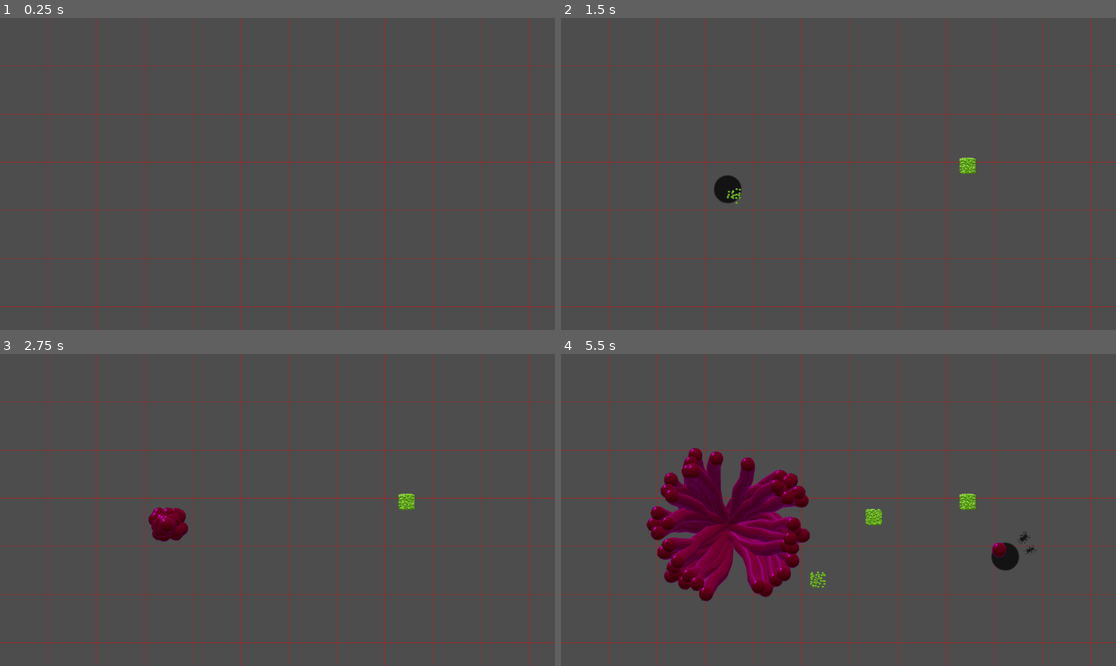
Above: before the commit, frames 1-4 (two rows, left to right).
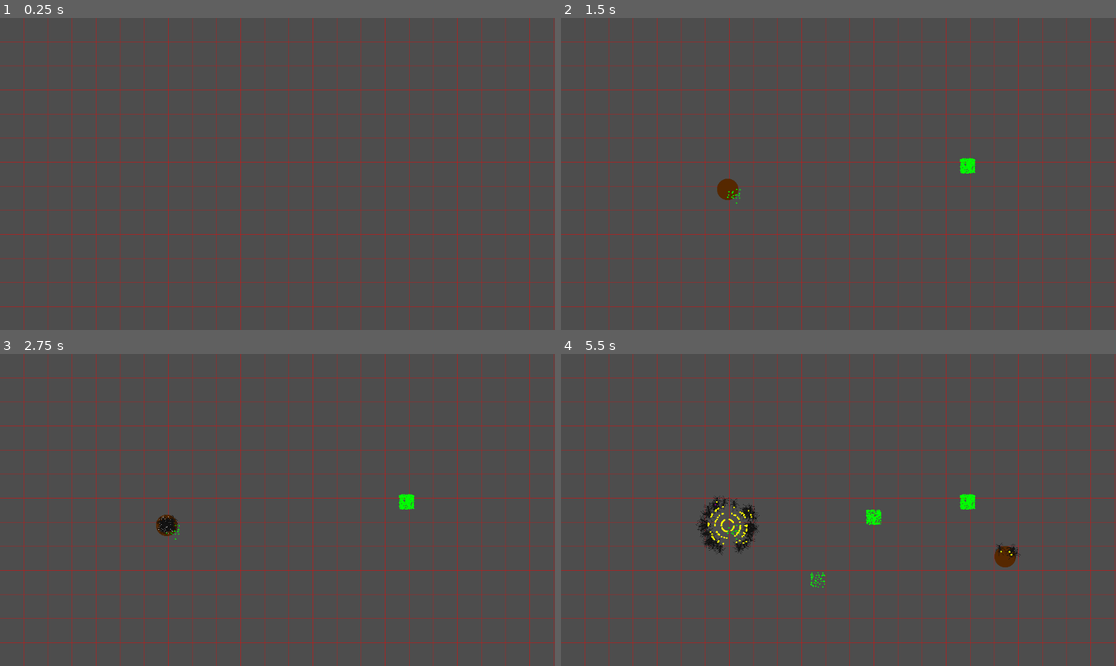
Above: after the commit, the same moments.

Repository: Vivek13130/Ant_colony_simulator
Game: Godot game, scene res://Scenes/main_scene/main_scene.tscn
The game is run twice, just before and just after one commit, with the same random seed, the same clock (stepped at 60 frames per second) and the same inputs.
Inputs (mouse positions are in pixels of both pictures, inside the frame that each line leads up to):
- Up to frame 1 (0.25 s): no input
- Up to frame 2 (1.5 s): tap Enter at 0.5 s; move the mouse to (960, 158) at 0.52 s; hold F (add_food) 0.53-1.28 s; tap Space at 1.25 s; move the mouse to (727, 189) at 1.27 s; tap H (add_home_base) at 1.35 s
- Up to frame 3 (2.75 s): tap Enter at 2 s; move the mouse to (333, 441) at 2.02 s; hold A (spawn_ant) from 2.03 s (still down)
- Up to frame 4 (5.5 s): move the mouse to (810, 572) at 2.77 s; release A (spawn_ant) at 2.78 s; tap F (add_food) at 2.85 s; move the mouse to (1005, 556) at 3.52 s; tap H (add_home_base) at 3.6 s; move the mouse to (672, 463) at 4.27 s; tap A (spawn_ant) at 4.35 s; move the mouse to (866, 510) at 5.02 s; hold F (add_food) from 5.03 s (still down)

The runs differ from the first frame. In frame 1, 2.8% of the frame differs, in the area x 0-100%, y 0-100%; in frame 2, 3.3%; in frame 3, 3.6%; in frame 4, 12%.

Commit message:
Add files via upload
Pheromones are dropping now 

remaining -> object pooling for pheromones ( proper allocation and deallocation ) 
-> pheromones processing to calculate path

Diff:
--- a/Scenes/ant/ant.gd
+++ b/Scenes/ant/ant.gd
@@ -2,7 +2,8 @@
 
 
 #movement variables
-var speed := 50
+
+var speed := 1000
 var current_direction = Vector2.ZERO
 
 var time_since_last_change = 0.0
@@ -18,19 +19,27 @@
 var fps_counter : int = 0 # to remove the lines from the ants that are not detecting the food now
 
 const PHEROMONE_SCENE : PackedScene = preload("res://Scenes/pheromone/pheromone.tscn")
+var food_pheromone_manager_node
+var home_pheromone_manager_node
 
 # Called when the node enters the scene tree for the first time.
 func _ready():
+	food_pheromone_manager_node = get_tree().root.get_node("main_scene").get_node("food_pheromone_manager")
+	home_pheromone_manager_node = get_tree().root.get_node("main_scene").get_node("home_pheromone_manager")
 	pass
-	#randomize()
 
 # Called every frame. 'delta' is the elapsed time since the previous frame.
 func _process(delta):
-
+	fps_counter += 1;
 
 	if ant_has_food:
-		drop_pheromones(delta)
+		if fps_counter >= auto_load.FOOD_PHEROMONE_DROP_RATE:
+			fps_counter = 0
+			drop_pheromones(delta , "food")
 	else :
+		if fps_counter >= auto_load.HOME_PHEROMONE_DROP_RATE:
+			fps_counter = 0
+			drop_pheromones(delta , "home")
 		detect_food()
 
 	if target_position != null:
@@ -79,7 +88,7 @@
 
 
 	# Apply velocity and movement
-	velocity = current_direction * speed
+	velocity = current_direction * speed * delta
 	move_and_slide()
 
 
@@ -103,11 +112,17 @@
 		avoid_obstacle(0 , -window_margin)
 
 
-func drop_pheromones(delta):
-	var pheromone_instance = PHEROMONE_SCENE.instantiate()
-	pheromone_instance.position = $".".global_position
-	get_tree().root.get_node("main_scene").get_node("pheromone_manager").add_child(pheromone_instance)
+func drop_pheromones(delta, type : String):
+	var pheromone = auto_load.get_pheromone(type)
 
+	pheromone.global_position = global_position
+	pheromone.visible = true
+	print("dropping pheromone  ", type , " at " , global_position)
+
+	if type == "food" :
+		food_pheromone_manager_node.add_child(pheromone)
+	else:
+		home_pheromone_manager_node.add_child(pheromone)
 
 
 func detect_food() -> void :
--- a/Scenes/ant/ant.tscn
+++ b/Scenes/ant/ant.tscn
@@ -1,20 +1,23 @@
 [gd_scene load_steps=4 format=3 uid="uid://kf0pjimwbhpx"]
 
-[ext_resource type="Texture2D" uid="uid://vcp8fv0d02rj" path="res://Assets/ant_image.png" id="1_4fobo"]
 [ext_resource type="Script" path="res://Scenes/ant/ant.gd" id="1_o6pn7"]
+[ext_resource type="Texture2D" uid="uid://dvq6dvy7fyyec" path="res://Assets/ant__image.png" id="2_i5vsq"]
 
 [sub_resource type="CircleShape2D" id="CircleShape2D_8x4xq"]
-radius = 30.0
+radius = 7.0
 
 [node name="ant" type="CharacterBody2D"]
-scale = Vector2(0.1, 0.1)
+rotation = -1.5709
 collision_mask = 8
 script = ExtResource("1_o6pn7")
 
 [node name="Sprite2D" type="Sprite2D" parent="."]
-texture = ExtResource("1_4fobo")
+scale = Vector2(0.1, 0.1)
+texture = ExtResource("2_i5vsq")
+region_rect = Rect2(-0.904907, 76.923, 501.787, 338.074)
 
 [node name="CollisionShape2D" type="CollisionShape2D" parent="."]
+rotation = 0.000734734
 shape = SubResource("CircleShape2D_8x4xq")
 
 [node name="NavigationAgent2D" type="NavigationAgent2D" parent="."]
--- a/Scenes/auto_load.gd
+++ b/Scenes/auto_load.gd
@@ -4,15 +4,25 @@
 const FOOD_SCATTER_QUANTITY = 10
 const FOOD_SCATTER_RADIUS = 30
 
-const CELL_SIZE = 100 # screen is divided into grid
+const CELL_SIZE = 50 # screen is divided into grid
 
-const PHEROMONE_LIFETIME = 5.0
-const PHEROMONE_STRENGTH = 1.0
-const PHEROMONE_DECAY_RATE = PHEROMONE_STRENGTH / PHEROMONE_LIFETIME
+
+const FOOD_PHEROMONE_STRENGTH = 1.0
+const HOME_PHEROMONE_STRENGTH = 1.0
+
+const FOOD_PHEROMONE_DECAY_RATE :float = 0.1
+const HOME_PHEROMONE_DECAY_RATE :float = 0.1
+
+# rate of dropping pheromones , ( 1 pheromone per x fps )
+const FOOD_PHEROMONE_DROP_RATE = 50
+const HOME_PHEROMONE_DROP_RATE = 50
 
 const FOOD_DETECTION_RADIUS = 100
 
 const DEBUGGING_COLOR :Color = Color(1, 0, 0, 0.5)
+
+const MAX_PHEROMONES_IN_POOL : int = 1000
+
 
 var home_base_position = null
 
@@ -20,17 +30,73 @@
 const HOME_BASE_SCENE:PackedScene = preload("res://Scenes/home_base/home_base.tscn")
 const ANT_SCENE : PackedScene = preload("res://Scenes/ant/ant.tscn")
 const FOOD_SCENE : PackedScene = preload("res://Scenes/food_item/food_item.tscn")
-
+const PHEROMONE_SCENE : PackedScene = preload("res://Scenes/pheromone/pheromone.tscn")
 
 # storage
 var food_items_grid = {} # Dictionary to store food_items positions in grids
-var pheromones_home = {}  # Dictionary for home pheromones
-var pheromones_food = {}  # Dictionary for food pheromones
 var ants = [] # list of all ant instances
 
-func set_ant_target_to_home(body):
-	pass
+var food_pheromones_grid = {}  # Dictionary for food pheromones ( active )
+var home_pheromones_grid = {}  # Dictionary for home pheromones ( active )
+var food_pheromone_pool = [] # contains all initialized food pheromones ,
+var home_pheromone_pool = []  # contians all initialized home pheromones
+# these pheromones will later be activated and switched to a type either food or home pheromone
+
+const FOOD_PHEROMONE_COLOR = Color(0.5, 0.0, 0.5)  # (RGB: 51, 153, 204, Alpha: 0.5)
+const HOME_PHEROMONE_COLOR = Color(1.0, 1.0, 0.0)  # (RGB: 178, 127, 229, Alpha: 0.5)
 
 
 func world_pos_to_grid(vec2 : Vector2) -> Vector2:
 	return Vector2(floor(vec2.x / CELL_SIZE) , floor(vec2.y / CELL_SIZE))
+
+
+func initialize_pheromone(pheromone : Node2D ,strength : float , decay_rate:float, pheromone_type : String) -> void:
+	pheromone.strength = strength
+	pheromone.pheromone_type = pheromone_type
+	pheromone.decay_rate = decay_rate
+	pheromone.is_active = true
+
+	print("pheromone initialized")
+
+	if pheromone_type == "food":
+		pheromone.modulate = auto_load.FOOD_PHEROMONE_COLOR
+	elif pheromone_type == "home":
+		print("setting modulation ------")
+		pheromone.modulate = auto_load.HOME_PHEROMONE_COLOR
+
+
+func get_pheromone(pheromone_type : String) -> Node2D:
+	var pheromone : Node2D
+
+	var type : String
+	var strength : int
+	var decay_rate : int
+
+	if pheromone_type == "food" :
+
+		type = "food"
+		strength = FOOD_PHEROMONE_STRENGTH
+		decay_rate = FOOD_PHEROMONE_DECAY_RATE
+
+		if food_pheromone_pool.size() > 0:
+			pheromone = food_pheromone_pool.pop_back()
+		else:
+			pheromone = PHEROMONE_SCENE.instantiate()
+
+	else :
+
+		type = "home"
+		strength = HOME_PHEROMONE_STRENGTH
+		decay_rate = HOME_PHEROMONE_DECAY_RATE
+
+		if home_pheromone_pool.size() > 0 :
+			pheromone = home_pheromone_pool.pop_back()
+		else:
+			pheromone = PHEROMONE_SCENE.instantiate()
+
+	initialize_pheromone(pheromone, strength , decay_rate , type)
+	return pheromone
+
+
+func reset_pheromone(pheromone) :
+	pheromone.is_active = false
--- a/Scenes/food_item/food_item.gd
+++ b/Scenes/food_item/food_item.gd
@@ -9,7 +9,3 @@
 # Called every frame. 'delta' is the elapsed time since the previous frame.
 func _process(delta):
 	pass
-
-
-func _on_food_detection_zone_body_entered(body):
-	auto_load.set_ant_target_to_home(body)
--- a/Scenes/food_item/food_item.tscn
+++ b/Scenes/food_item/food_item.tscn
@@ -1,30 +1,9 @@
-[gd_scene load_steps=5 format=3 uid="uid://cxmr0egddx2rj"]
+[gd_scene load_steps=2 format=3 uid="uid://cxmr0egddx2rj"]
 
-[ext_resource type="Script" path="res://Scenes/food_item/food_item.gd" id="1_41dkb"]
-[ext_resource type="Texture2D" uid="uid://dedstvgm25ijq" path="res://Assets/platforms_image.png" id="1_ipfpi"]
+[ext_resource type="Texture2D" uid="uid://de44gktd2p5qb" path="res://Assets/circle_white.png" id="1_u1j7n"]
 
-[sub_resource type="CircleShape2D" id="CircleShape2D_c0fut"]
-radius = 23.0217
-
-[sub_resource type="CircleShape2D" id="CircleShape2D_0dbgy"]
-radius = 72.0278
-
-[node name="food_item" type="StaticBody2D"]
-scale = Vector2(0.1, 0.1)
-script = ExtResource("1_41dkb")
-
-[node name="Sprite2D" type="Sprite2D" parent="."]
-texture = ExtResource("1_ipfpi")
-region_enabled = true
-region_rect = Rect2(219, 42.5, 55, 49)
-
-[node name="CollisionShape2D" type="CollisionShape2D" parent="."]
-shape = SubResource("CircleShape2D_c0fut")
-
-[node name="food_detection_zone" type="Area2D" parent="."]
-
-[node name="CollisionShape2D" type="CollisionShape2D" parent="food_detection_zone"]
-shape = SubResource("CircleShape2D_0dbgy")
-debug_color = Color(0, 0.639216, 0.372549, 0.419608)
-
-[connection signal="body_entered" from="food_detection_zone" to="." method="_on_food_detection_zone_body_entered"]
+[node name="food_item" type="Sprite2D"]
+modulate = Color(0, 1, 0, 1)
+scale = Vector2(0.015, 0.015)
+texture = ExtResource("1_u1j7n")
+region_rect = Rect2(110.758, 98.5627, 65.1967, 64.5758)
--- a/Scenes/home_base/home_base.tscn
+++ b/Scenes/home_base/home_base.tscn
@@ -1,19 +1,12 @@
-[gd_scene load_steps=3 format=3 uid="uid://blx7wo0kjtt8s"]
+[gd_scene load_steps=2 format=3 uid="uid://blx7wo0kjtt8s"]
 
-[ext_resource type="Texture2D" uid="uid://dedstvgm25ijq" path="res://Assets/platforms_image.png" id="1_fhjy4"]
+[ext_resource type="Texture2D" uid="uid://de44gktd2p5qb" path="res://Assets/circle_white.png" id="1_5x6cx"]
 
-[sub_resource type="CircleShape2D" id="CircleShape2D_4tgo3"]
-radius = 32.0624
-
-[node name="home_base" type="StaticBody2D"]
-collision_layer = 4
-collision_mask = 0
-
-[node name="CollisionShape2D" type="CollisionShape2D" parent="."]
-shape = SubResource("CircleShape2D_4tgo3")
+[node name="home_base" type="Node2D"]
+scale = Vector2(0.5, 0.5)
 
 [node name="Sprite2D" type="Sprite2D" parent="."]
-self_modulate = Color(0, 0, 0, 0.745098)
-texture = ExtResource("1_fhjy4")
-region_enabled = true
+modulate = Color(0.337255, 0.156863, 0, 1)
+scale = Vector2(0.5, 0.5)
+texture = ExtResource("1_5x6cx")
 region_rect = Rect2(114, 100.5, 59, 60)
--- a/Scenes/main_scene/main_scene.gd
+++ b/Scenes/main_scene/main_scene.gd
@@ -14,8 +14,8 @@
 
 # storage
 var food_items_grid = auto_load.food_items_grid # dictionary to store food_items positions in grids
-var pheromones_home = auto_load.pheromones_home # home pheromones storage
-var pheromones_food = auto_load.pheromones_food # food pheromones storage
+var home_pheromones_grid = auto_load.home_pheromones_grid # home pheromones storage
+var food_pheromones_grid = auto_load.food_pheromones_grid # food pheromones storage
 var ants = auto_load.ants # list of all ant instances
 
 # variables
--- a/Scenes/main_scene/main_scene.tscn
+++ b/Scenes/main_scene/main_scene.tscn
@@ -6,11 +6,13 @@
 [node name="main_scene" type="Node2D"]
 script = ExtResource("1_lfk46")
 
+[node name="grid_for_debugging" type="Node2D" parent="."]
+script = ExtResource("2_yqxcm")
+
 [node name="food_manager" type="Node" parent="."]
 
 [node name="ants_manager" type="Node" parent="."]
 
-[node name="pheromone_manager" type="Node" parent="."]
+[node name="food_pheromone_manager" type="Node" parent="."]
 
-[node name="grid_for_debugging" type="Node2D" parent="."]
-script = ExtResource("2_yqxcm")
+[node name="home_pheromone_manager" type="Node" parent="."]
--- a/Scenes/pheromone/pheromone.gd
+++ b/Scenes/pheromone/pheromone.gd
@@ -1,19 +1,20 @@
 extends Node2D
 
-var initial_strength = auto_load.PHEROMONE_STRENGTH
-var decay_rate = auto_load.PHEROMONE_DECAY_RATE
+var pheromone_type : String
+var strength : float
+var decay_rate : float
+var is_active:bool = false
 
-var strength = initial_strength
 var sprite = null
 
 # Called when the node enters the scene tree for the first time.
 func _ready():
-	sprite = $Sprite2D
-
+	sprite = $"."
 
 # Called every frame. 'delta' is the elapsed time since the previous frame.
 func _process(delta):
-	strength -= decay_rate * delta
-	sprite.modulate = Color(1,1,1, strength)
+	sprite.modulate = auto_load.HOME_PHEROMONE_COLOR
+	strength -= decay_rate
 	if strength <= 0 :
+		print("pheromone deleted from the screen ")
 		queue_free()
--- a/Scenes/pheromone/pheromone.tscn
+++ b/Scenes/pheromone/pheromone.tscn
@@ -1,14 +1,10 @@
 [gd_scene load_steps=3 format=3 uid="uid://d1bbbuww4p8j6"]
 
-[ext_resource type="Texture2D" uid="uid://dedstvgm25ijq" path="res://Assets/platforms_image.png" id="1_2bdgi"]
 [ext_resource type="Script" path="res://Scenes/pheromone/pheromone.gd" id="1_l34p2"]
+[ext_resource type="Texture2D" uid="uid://de44gktd2p5qb" path="res://Assets/circle_white.png" id="2_wrtdb"]
 
-[node name="Pheromone" type="Node2D"]
-scale = Vector2(0.5, 0.5)
+[node name="Pheromone" type="Sprite2D"]
+z_index = 10
+scale = Vector2(0.02, 0.02)
+texture = ExtResource("2_wrtdb")
 script = ExtResource("1_l34p2")
-
-[node name="Sprite2D" type="Sprite2D" parent="."]
-self_modulate = Color(0.878431, 0, 0.905882, 1)
-texture = ExtResource("1_2bdgi")
-region_enabled = true
-region_rect = Rect2(112.813, 100.426, 60.7882, 61.4712)
Binary file added: Assets/ant__image.png
Not shown, added: Assets/ant__image.png.import
Binary file added: Assets/circle_white.png
Not shown, added: Assets/circle_white.png.import
